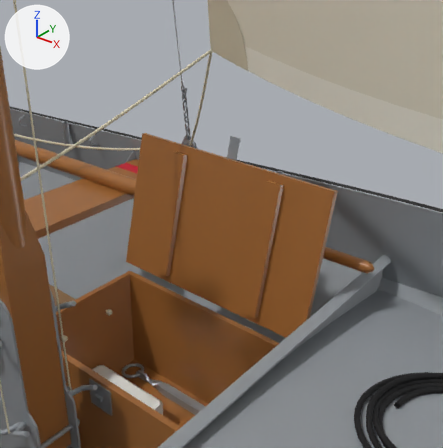
The glTF model web/public/models/lelievlet.glb: old version first, new version second.
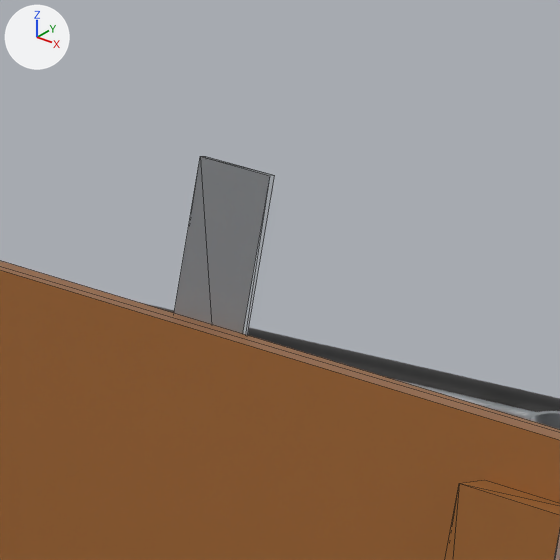
The first picture shows the older version from a camera (50 mm lens) standing at (4.591, -0.56, 1.43) and looking at (3.702, 0.551, 0.741). The close-ups show the older and then the newer version on the part from 46% to 63% of the width and 26% to 43% of the height of that picture. Only the edits that show in the close-ups are written down. The axes (+X, +Y, +Z) are drawn at upper left. The lights are the same throughout. The close-ups show mesh edges as thin lines. Where no turn or scale is listed for an object, it has been applied to the vertices. Vertices at exactly the same position are counted once.

In view in the first close-up: 'bakskist_deksel', 'dekcontour', 'dolboord_bb' and 1 more.
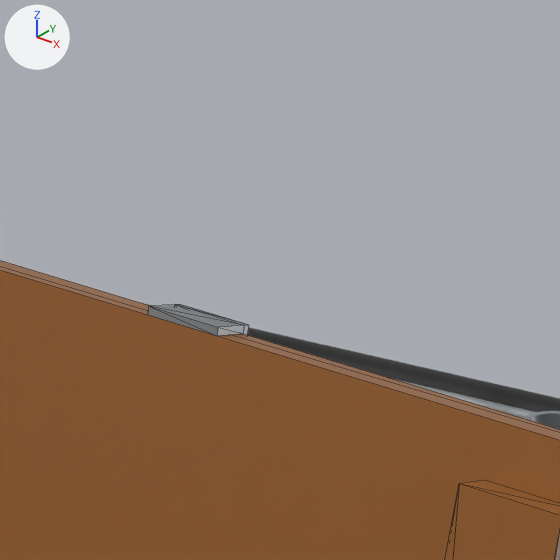
Location of each change, [x1, y1, x2, y2] in pixels of the close-ups (560 x 560 px):
'bakskist_deksel', reshaped: before [0, 156, 560, 560]; after [0, 261, 560, 560]
part 1 of me_bakskist_deksel, cut back: before [174, 156, 275, 335]; after [148, 304, 249, 336]

Patch to the scene script:
```diff
--- a/web/public/models/lelievlet.glb.py
+++ b/web/public/models/lelievlet.glb.py
@@ me_bakskist_deksel @@
 # used by ob_bakskist_deksel; location = (0.0, 0.0, 0.0)
-me_bakskist_deksel.from_pydata(...)  # 116 vertices, 200 faces; spans x 3.392..4.002, y 0.482..0.608, z 0.517..0.96
+me_bakskist_deksel.from_pydata(...)  # 122 vertices, 212 faces; spans x 3.392..4.002, y 0.482..0.596, z 0.517..0.917
+# me_bakskist_deksel part 1
+# 1 vertex is removed from x 3.718, y 0.605, z 0.959
+# 4 faces are deleted
+# 3 vertices move from x 3.688..3.718, y 0.605..0.608, z 0.958..0.96 to x 3.687..3.717, y 0.593..0.596, z 0.908..0.909
+# 7 vertices are added at x 3.687..3.717, y 0.578..0.593, z 0.906..0.913
+# 16 new faces join them, mat_verzinkt (grey #9ea3a8)
 me_bakskist_deksel.materials.append(mat_hout_gelakt)
```
